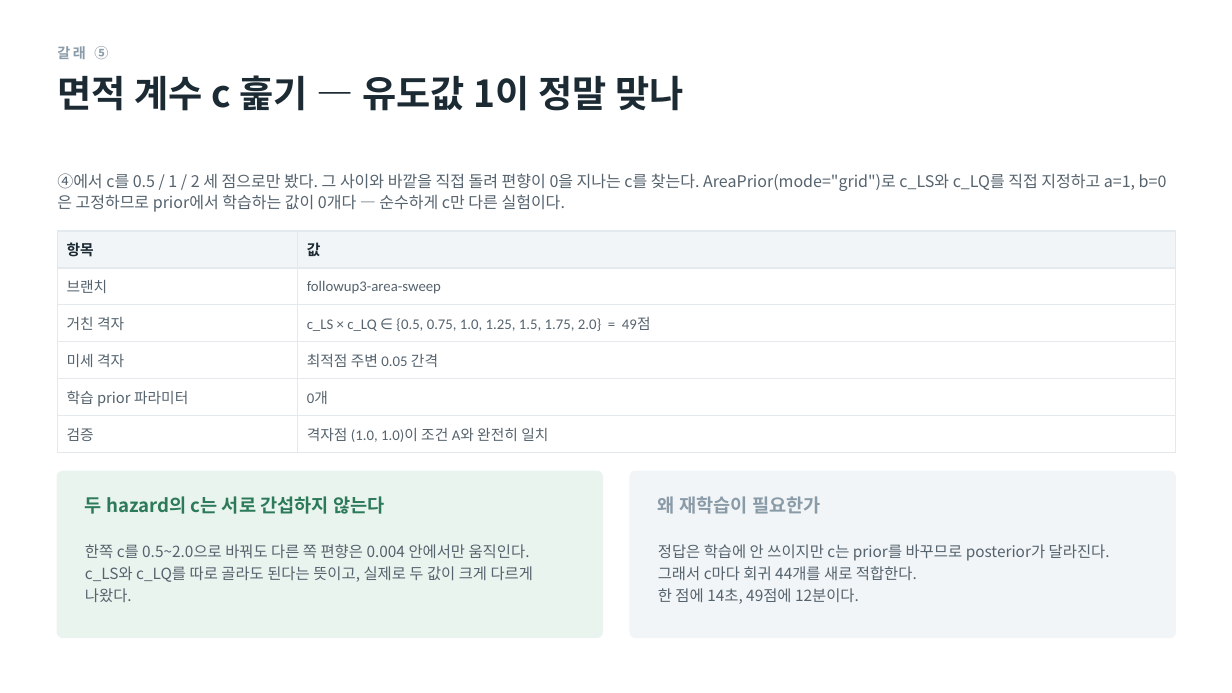
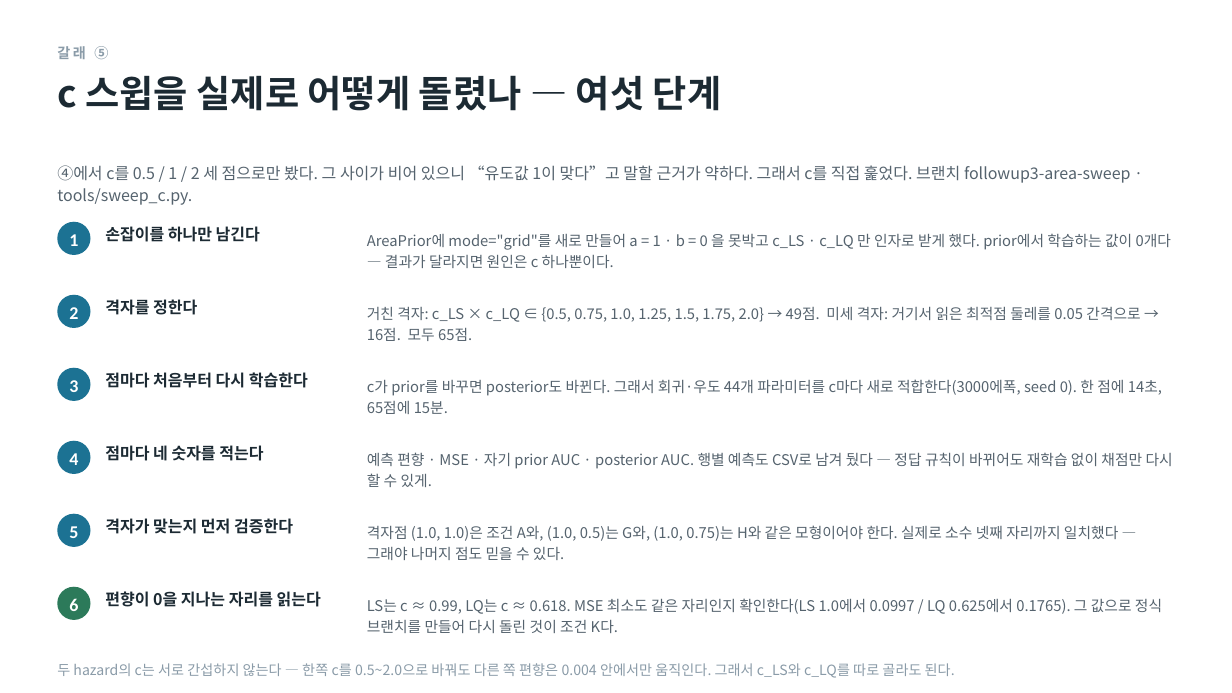
Before and after one commit to minji1217/pilotA-minji, a slide deck: slide 11 of docs/후속실험3_발표.pptx. Drawn at 1232x693 pixels with LibreOffice and Linux fonts; fonts in the diff are those of the drawing. Boxes give left, top, right and bottom in pixels: in the first picture for what was removed or moved away, otherwise in the second. Text is boxed around its words. In the diff, an @@ line names an element or a change of style, - is before the commit and + after.

```diff
--- a/docs/후속실험3_발표.pptx
+++ b/docs/후속실험3_발표.pptx
@@ text at [57, 75, 722, 111]: text changed @@
-면적 계수 c 훑기 — 유도값 1이 정말 맞나
+c 스윕을 실제로 어떻게 돌렸나 — 여섯 단계
@@ text at [57, 165, 1131, 205]: text changed @@
-④에서 c를 0.5 / 1 / 2 세 점으로만 봤다. 그 사이와 바깥을 직접 돌려 편향이 0을 지나는 c를 찾는다. AreaPrior(mode="grid")로 c_LS와 c_LQ를 직접 지정하고 a=1, b=0은 고정하므로 prior에서 학습하는 값이 0개다 — 순수하게 c만 다른 실험이다.
+④에서 c를 0.5 / 1 / 2 세 점으로만 봤다. 그 사이가 비어 있으니 “유도값 1이 맞다”고 말할 근거가 약하다. 그래서 c를 직접 훑었다. 브랜치 followup3-area-sweep · tools/sweep_c.py.
@@ table removed at [57, 231, 1176, 446], 6 rows, 2 columns @@
-항목 | 값
-브랜치 | followup3-area-sweep
-거친 격자 | c_LS × c_LQ ∈ {0.5, 0.75, 1.0, 1.25, 1.5, 1.75, 2.0} = 49점
-미세 격자 | 최적점 주변 0.05 간격
-학습 prior 파라미터 | 0개
-검증 | 격자점 (1.0, 1.0)이 조건 A와 완전히 일치
@@ ellipse added at [57, 222, 91, 255], fill #1C7293 @@
@@ text added at [69, 234, 78, 246], 14 pt, text #FFFFFF, bold @@
+1
@@ text at [105, 226, 260, 242]: text changed; size 14.5 to 12.5 pt; text colour #2C7A5A to #1C2A33 @@
-두 hazard의 c는 서로 간섭하지 않는다
+손잡이를 하나만 남긴다
@@ text added at [367, 234, 1171, 268], 11.5 pt, text #55636E @@
+AreaPrior에 mode="grid"를 새로 만들어 a = 1 · b = 0 을 못박고 c_LS · c_LQ 만 인자로 받게 했다. prior에서 학습하는 값이 0개다 — 결과가 달라지면 원인은 c 하나뿐이다.
@@ ellipse added at [57, 295, 91, 328], fill #1C7293 @@
@@ text at [105, 299, 197, 315]: text changed; size 12 to 12.5 pt; text colour #55636E to #1C2A33; bold on @@
-정답은 학습에 안 쓰이지만 c는 prior를 바꾸므로 posterior가 달라진다. 그래서 c마다 회귀 44개를 새로 적합한다.
-한 점에 14초, 49점에 12분이다.
+격자를 정한다
@@ text added at [69, 307, 78, 319], 14 pt, text #FFFFFF, bold @@
+2
@@ text added at [367, 307, 1140, 341], 11.5 pt, text #55636E @@
+거친 격자: c_LS × c_LQ ∈ {0.5, 0.75, 1.0, 1.25, 1.5, 1.75, 2.0} → 49점. 미세 격자: 거기서 읽은 최적점 둘레를 0.05 간격으로 → 16점. 모두 65점.
@@ ellipse added at [57, 368, 91, 401], fill #1C7293 @@
@@ text added at [69, 380, 78, 392], 14 pt, text #FFFFFF, bold @@
+3
@@ text added at [105, 372, 308, 388], 12.5 pt, text #1C2A33, bold @@
+점마다 처음부터 다시 학습한다
@@ text added at [367, 379, 1162, 414], 11.5 pt, text #55636E @@
+c가 prior를 바꾸면 posterior도 바뀐다. 그래서 회귀·우도 44개 파라미터를 c마다 새로 적합한다(3000에폭, seed 0). 한 점에 14초, 65점에 15분.
@@ ellipse added at [57, 441, 91, 474], fill #1C7293 @@
@@ text added at [105, 445, 263, 461], 12.5 pt, text #1C2A33, bold @@
+점마다 네 숫자를 적는다
@@ rounded rectangle removed at [57, 471, 603, 638] @@
@@ text added at [69, 453, 78, 465], 14 pt, text #FFFFFF, bold @@
+4
@@ text added at [367, 452, 1173, 487], 11.5 pt, text #55636E @@
+예측 편향 · MSE · 자기 prior AUC · posterior AUC. 행별 예측도 CSV로 남겨 뒀다 — 정답 규칙이 바뀌어도 재학습 없이 채점만 다시 할 수 있게.
@@ rounded rectangle removed at [630, 471, 1176, 638] @@
@@ text removed at [658, 496, 821, 514] @@
-왜 재학습이 필요한가
@@ ellipse added at [57, 514, 91, 547], fill #1C7293 @@
@@ text added at [69, 526, 78, 538], 14 pt, text #FFFFFF, bold @@
+5
@@ text added at [105, 518, 293, 534], 12.5 pt, text #1C2A33, bold @@
+격자가 맞는지 먼저 검증한다
@@ text added at [367, 525, 1118, 560], 11.5 pt, text #55636E @@
+격자점 (1.0, 1.0)은 조건 A와, (1.0, 0.5)는 G와, (1.0, 0.75)는 H와 같은 모형이어야 한다. 실제로 소수 넷째 자리까지 일치했다 — 그래야 나머지 점도 믿을 수 있다.
@@ ellipse added at [57, 587, 91, 620], fill #2C7A5A @@
@@ text added at [69, 598, 78, 611], 14 pt, text #FFFFFF, bold @@
+6
@@ text added at [105, 591, 321, 607], 12.5 pt, text #1C2A33, bold @@
+편향이 0을 지나는 자리를 읽는다
@@ text added at [367, 599, 1162, 633], 11.5 pt, text #55636E @@
+LS는 c ≈ 0.99, LQ는 c ≈ 0.618. MSE 최소도 같은 자리인지 확인한다(LS 1.0에서 0.0997 / LQ 0.625에서 0.1765). 그 값으로 정식 브랜치를 만들어 다시 돌린 것이 조건 K다.
@@ text at [57, 663, 955, 678]: text changed; size 12 to 11 pt; text colour #55636E to #8A9BA8 @@
-한쪽 c를 0.5~2.0으로 바꿔도 다른 쪽 편향은 0.004 안에서만 움직인다.
-c_LS와 c_LQ를 따로 골라도 된다는 뜻이고, 실제로 두 값이 크게 다르게 나왔다.
+두 hazard의 c는 서로 간섭하지 않는다 — 한쪽 c를 0.5~2.0으로 바꿔도 다른 쪽 편향은 0.004 안에서만 움직인다. 그래서 c_LS와 c_LQ를 따로 골라도 된다.
```
Also in this commit, not shown: 6 other slides changed, 2 slides added, 5 other files.
